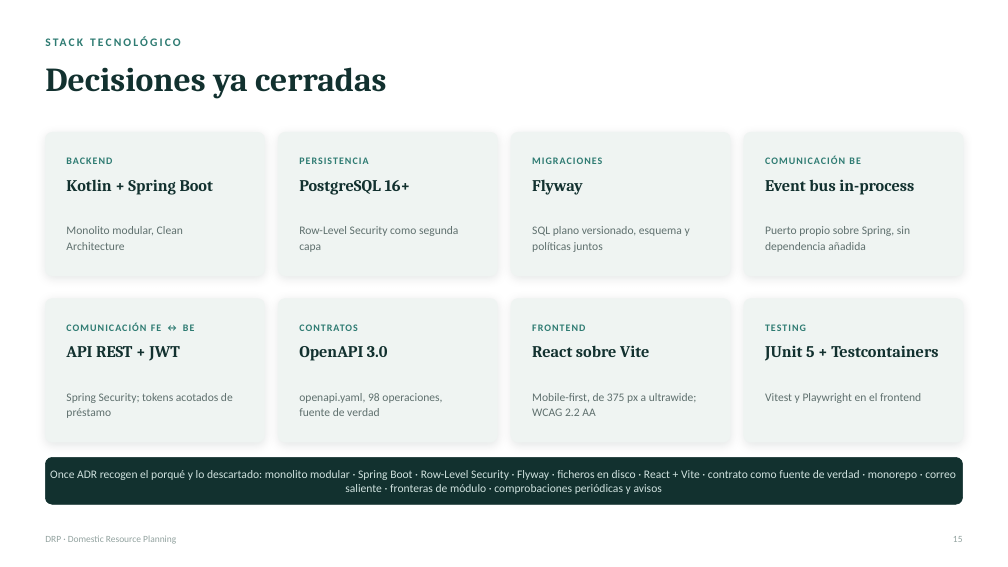
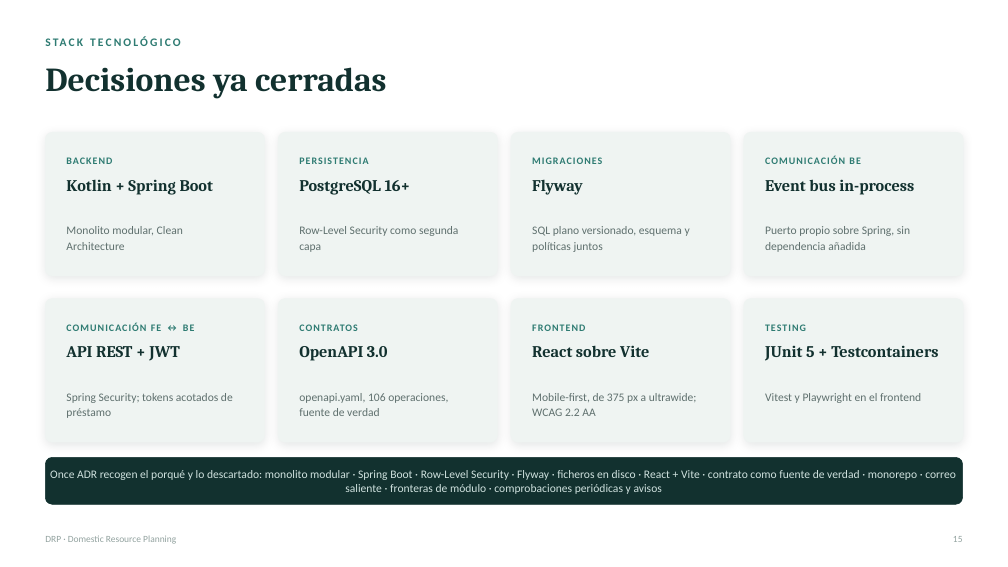
Before and after one commit to kikescribano/domestic_resource_planning, a slide deck: slide 16 of docs/common/marketing/presentations/DRP-resumen.pptx. Drawn at 1008x567 pixels with LibreOffice and Linux fonts; fonts in the diff are those of the drawing. Boxes give left, top, right and bottom in pixels: in the first picture for what was removed or moved away, otherwise in the second. Text is boxed around its words. In the diff, an @@ line names an element or a change of style, - is before the commit and + after.

```diff
--- a/docs/common/marketing/presentations/DRP-resumen.pptx
+++ b/docs/common/marketing/presentations/DRP-resumen.pptx
@@ text at [299,393,448,416]: text changed @@
-openapi.yaml, 98 operaciones, fuente de verdad
+openapi.yaml, 106 operaciones, fuente de verdad
```
Also in this commit, not shown: 3 other slides changed, 3 other files.
